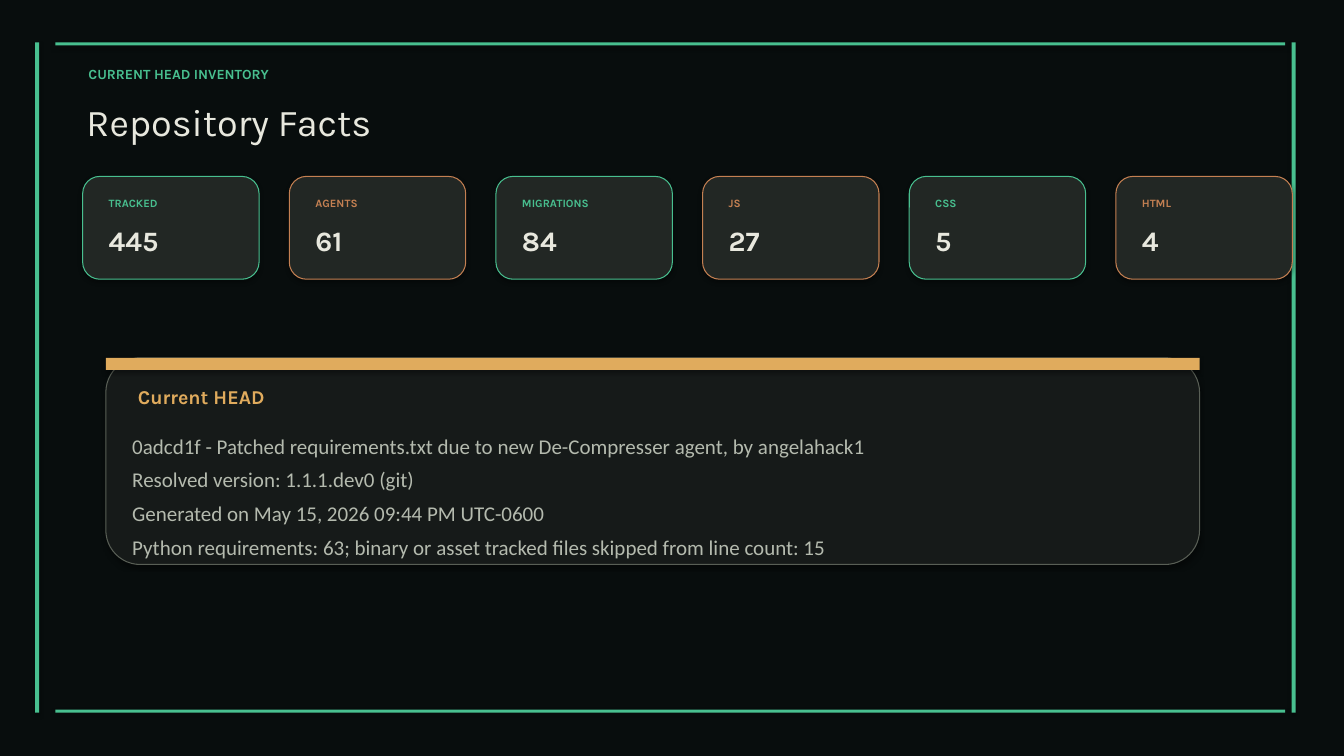
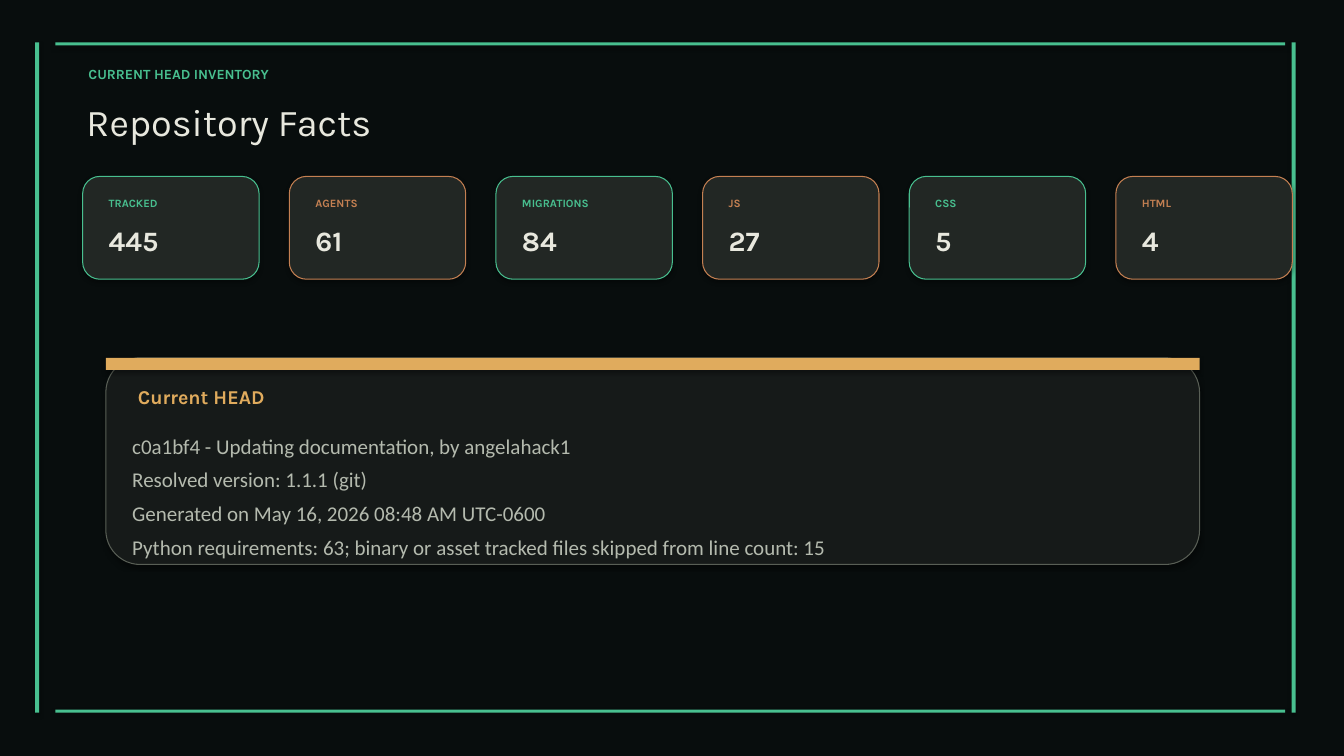
Before and after one commit to XAIHT/Tlamatini, a slide deck: slide 25 of Tlamatini_eXtended_Artificial_Intelligence_Humanly_Tempered.pptx. Drawn at 1344x756 pixels with LibreOffice and Linux fonts; fonts in the diff are those of the drawing. Boxes give left, top, right and bottom in pixels: in the first picture for what was removed or moved away, otherwise in the second. Text is boxed around its words. In the diff, an @@ line names an element or a change of style, - is before the commit and + after.

Commit message:
Establishing version 1.1.1, by angelahack1

```diff
--- a/Tlamatini_eXtended_Artificial_Intelligence_Humanly_Tempered.pptx
+++ b/Tlamatini_eXtended_Artificial_Intelligence_Humanly_Tempered.pptx
@@ text at (132,439,570,525): text changed @@
-0adcd1f - Patched requirements.txt due to new De-Compresser agent, by angelahack1
-Resolved version: 1.1.1.dev0 (git)
-Generated on May 15, 2026 09:44 PM UTC-0600
+c0a1bf4 - Updating documentation, by angelahack1
+Resolved version: 1.1.1 (git)
+Generated on May 16, 2026 08:48 AM UTC-0600
```
Also in this commit, not shown: 4 other slides changed, 1 slide removed, 7 other files.
